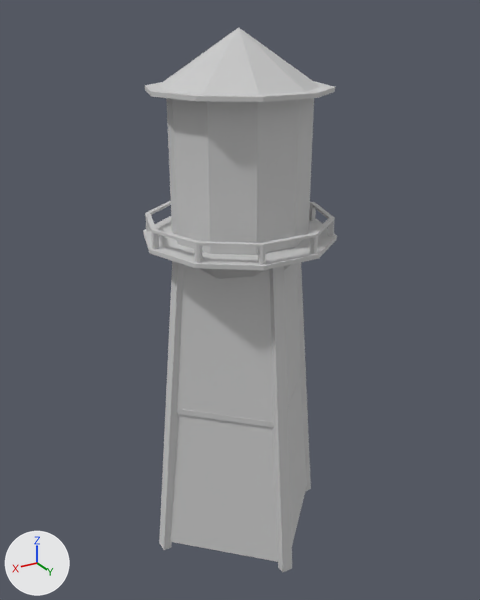
Renders of the FBX model Assets/Models/Buildings/Water Tower.FBX from each side of a commit.
Both versions are drawn from a 50 mm camera at (3.17, 5.28, 5.0) aimed at (-0.02, -0.02, 2.34). Lighting does not change. The marker at lower left points along +X, +Y and +Z. Where no turn or scale is listed for an object, it has been applied to the vertices.

The older version as bpy lines, for what is in view:
```python
me_mesh = bpy.data.meshes.new('Mesh')
me_mesh.from_pydata(...)  # 340 vertices, 306 faces; spans x -0.98..1.0, y -0.99..0.99, z -4.78..0.49
me_mesh.materials.append(mat_default)  # its picture is missing
ob_watertower = bpy.data.objects.new('WaterTower', me_mesh)
ob_watertower.location = (0.0, 0.0, 4.41)
```
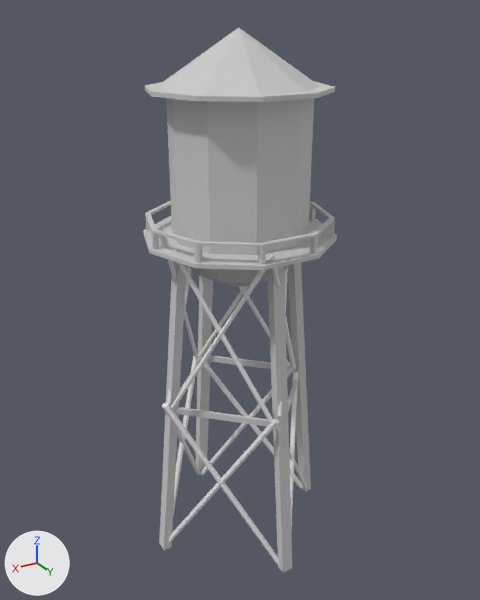
The newer file is also turned or shifted as a whole; pictures and numbers use the older file's frame.

Boxes [x1, y1, x2, y2] around the edits, measured in the pictures (480 x 600 px):
'Cylinder110', added: after [162, 249, 307, 567]
part 1 of me_mesh, deleted: before [170, 263, 307, 562]

The change, as a list of edits to the scene's bpy script:
```text
Change me_mesh:
    used by ob_watertower; location = (0.0, 0.0, 4.41)
    remove me_mesh.from_pydata(...)  # 340 vertices, 306 faces; spans x -0.98..1.0, y -0.99..0.99, z -4.78..0.49
    add me_mesh.from_pydata(...)  # 308 vertices, 298 faces; spans x -0.98..1.0, y -0.99..0.99, z -4.78..0.49
    me_mesh part 1: 8 loose pieces with 32 vertices, spanning x -0.94..0.95, y -0.95..0.94, z -4.69..-1.47, are deleted
Add me_mesh_001:
    me_mesh_001.from_pydata(...)  # 192 vertices, 320 faces; spans x -1.83..0.04, y -0.88..0.99, z -0.01..3.49
Add ob_cylinder110:
    ob_cylinder110 = bpy.data.objects.new('Cylinder110', me_mesh_001)
    ob_cylinder110.location = (0.93, -0.02, -0.35)
```
